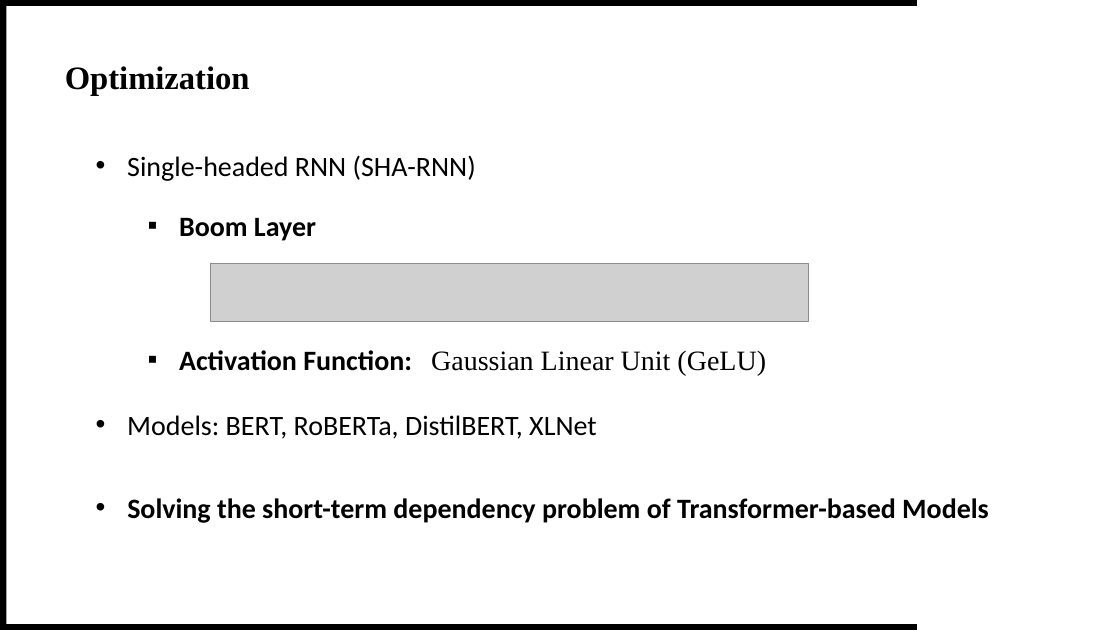
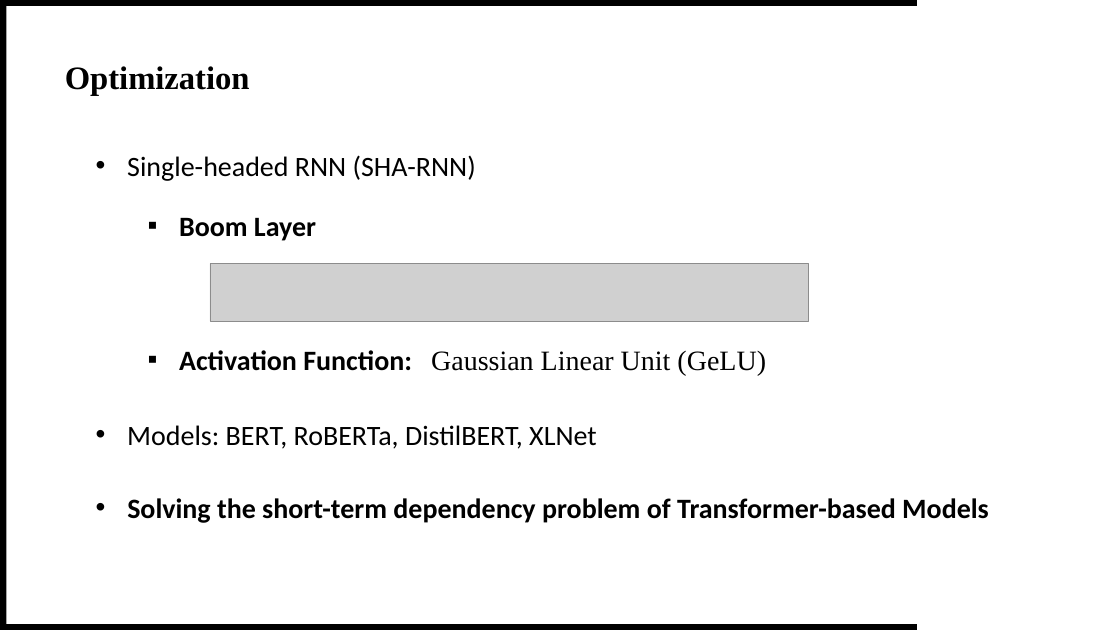
Before and after one commit to theQuert/inlpfun, a slide deck: slide 11 of Lab/REP.pptx (slide 9 before the commit). Drawn at 1120x630 pixels with LibreOffice and Linux fonts; fonts in the diff are those of the drawing; grey boxes stand for pictures; background and template pictures are left out. Boxes give left, top, right and bottom in pixels: in the first picture for what was removed or moved away, otherwise in the second. Text is boxed around its words. In the diff, an @@ line names an element or a change of style, - is before the commit and + after.

```diff
--- a/Lab/REP.pptx
+++ b/Lab/REP.pptx
@@ text "Models: BERT, RoBERTa, DistilBERT, XLNet": place and size @@
-text "Models: BERT, RoBERTa, DistilBERT, XLNet" at (127,415,596,439)
+text "Models: BERT, RoBERTa, DistilBERT, XLNet" at (127,425,596,449)
```
Also in this commit, not shown: 8 other slides changed, 2 slides added, 6 other files.
